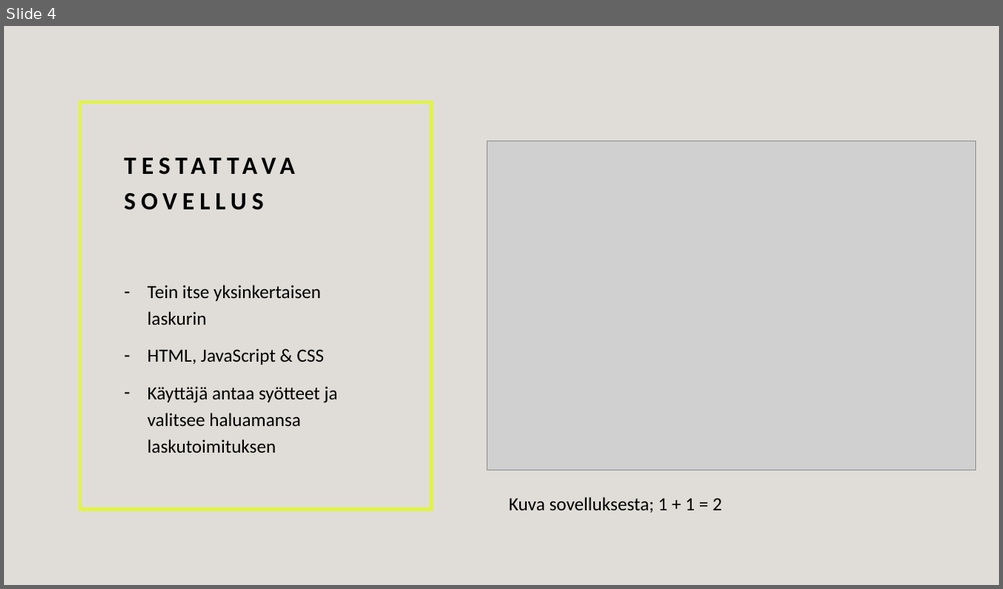
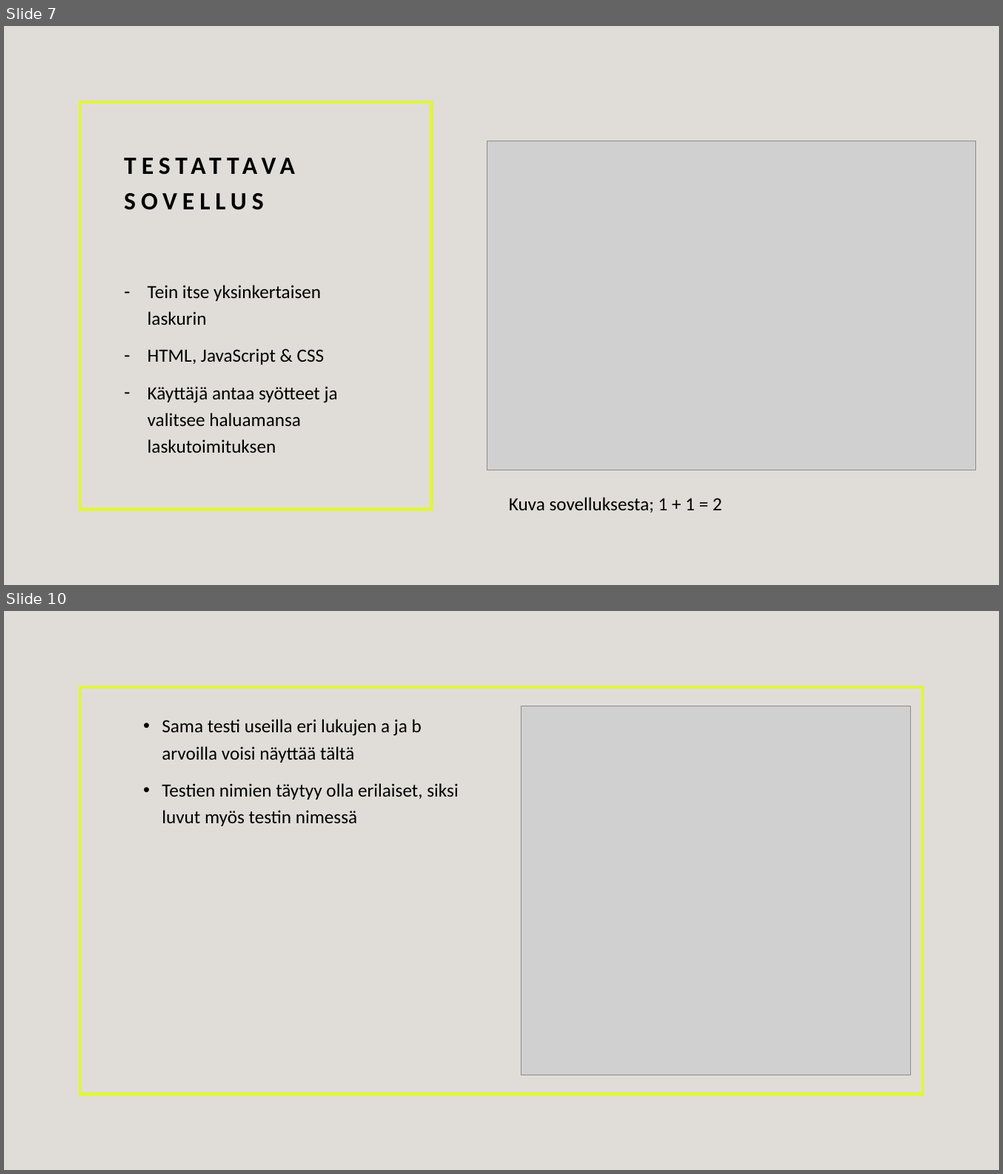
Before and after one commit to TeroAsilainen/ohjelmistotestaus-tyopaja, a slide deck: Playwright.pptx. Shown one above the other, each under a label of ours: slide 4 before the commit, slides 7 and 10 after it; the slides between them are not shown. The pictures are 1003x589 and 1003x1174 pixels, drawn with LibreOffice and Linux fonts; fonts in the diff are those of the drawing; grey boxes stand for pictures. Boxes give left, top, right and bottom in pixels: in the first picture for what was removed or moved away, otherwise in the second. Text is boxed around its words. In the diff, an @@ line names an element or a change of style, - is before the commit and + after.

```diff
--- a/Playwright.pptx
+++ b/Playwright.pptx
@@ slide 10 added at box(4, 611, 999, 1170), background #E0DDD8 @@
@@ rectangle added at box(80, 687, 922, 1094), outline #E0F53D 3 pt @@
@@ text added at box(162, 719, 458, 826), 18 pt, text #000000 @@
+• Sama testi useilla eri lukujen a ja b arvoilla voisi näyttää tältä
+• Testien nimien täytyy olla erilaiset, siksi luvut myös testin nimessä
@@ picture added at box(521, 706, 910, 1076) @@
@@ what was slide 4 is now slide 7 @@
```
Also in this commit, not shown: 1 slide changed, 6 other slides added, 8 other files.
